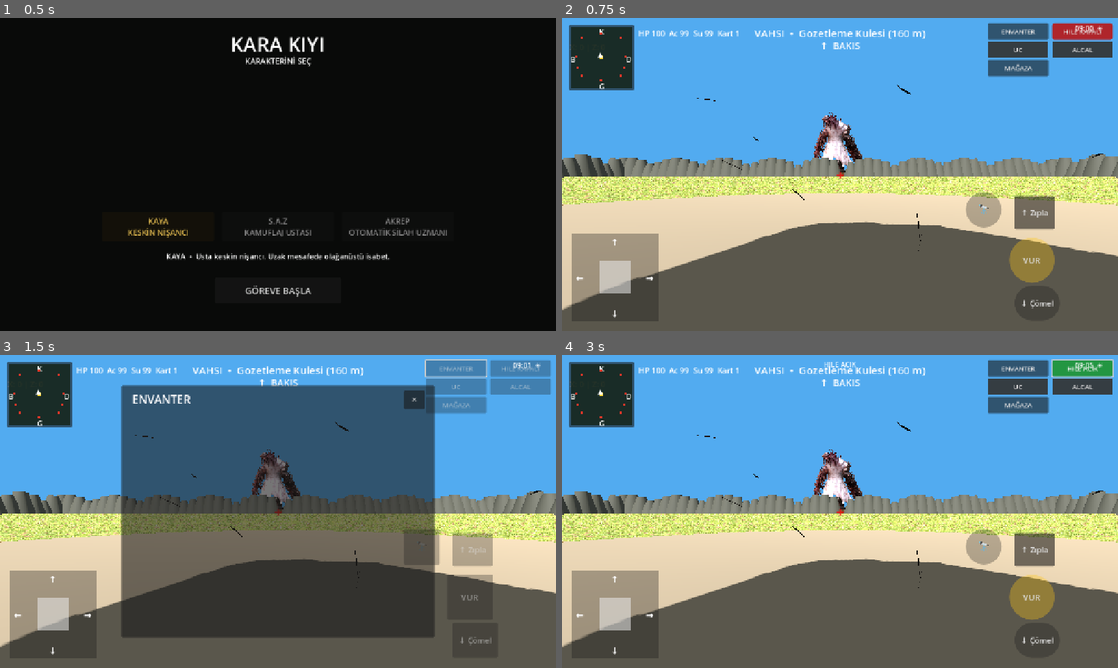
Above: before the commit, frames 1-4 (two rows, left to right).
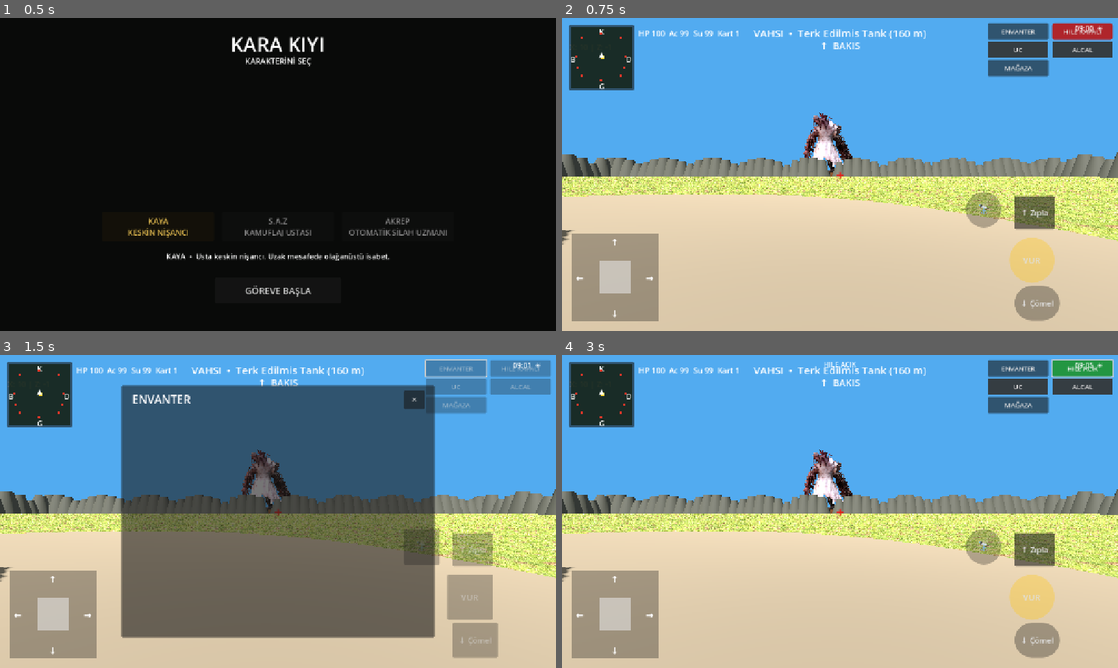
Above: after the commit, the same moments.

Repository: cantrsx-blip/GrayCardWars
Game: Godot game, scene res://scenes/Intro.tscn
Two runs of this game, one before a commit and one after it. Both use one fixed random seed, a clock stepped at 60 frames per second and the inputs below.
Inputs:
- Up to frame 1 (0.5 s): no input
- Up to frame 2 (0.75 s): click "GÖREVE BAŞLA" at 0.5 s
- Up to frame 3 (1.5 s): click "ENVANTER" at 1.25 s
- Up to frame 4 (3 s): click "✕" at 2 s; click "HILE KAPALI" at 2.75 s

Frame 1 is identical in both runs. In frame 2, 38% of the frame differs, in the area x 0-100%, y 3-100%; in frame 3, 36%; in frame 4, 38%.

Commit message:
Make meteor solid for player and bosses

Diff:
--- a/scripts/main.gd
+++ b/scripts/main.gd
@@ -458,6 +458,18 @@
 		var target_h:=PLAYER_HEIGHT*8.0
 		meteor_node.scale*=target_h/bounds.size.y
 		_ground_asset_to_terrain(meteor_node,0,0)
+	# Solid meteor collision: player and CharacterBody3D bosses cannot pass through it.
+	var solid=StaticBody3D.new()
+	solid.name="MeteorSolidCollision"
+	meteor_node.add_child(solid)
+	var cs=CollisionShape3D.new()
+	var shape=CapsuleShape3D.new()
+	var final_bounds:=_node_visual_bounds(meteor_node)
+	shape.radius=maxf(1.2,maxf(final_bounds.size.x,final_bounds.size.z)*0.42)
+	shape.height=maxf(shape.radius*2.0,final_bounds.size.y*0.92)
+	cs.shape=shape
+	cs.position=final_bounds.position+final_bounds.size*0.5
+	solid.add_child(cs)
 
 func _node_visual_bounds(root:Node3D) -> AABB:
 	var first:=true
